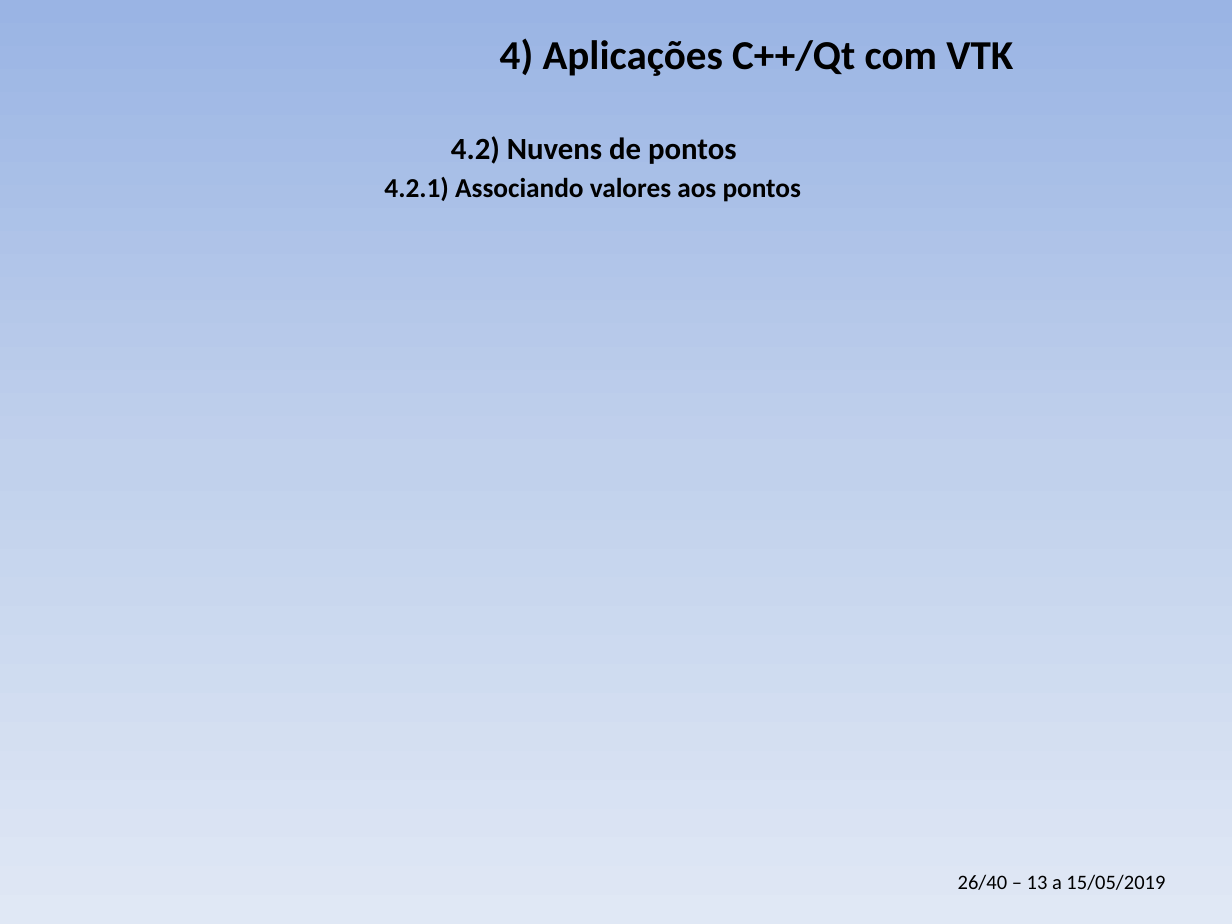
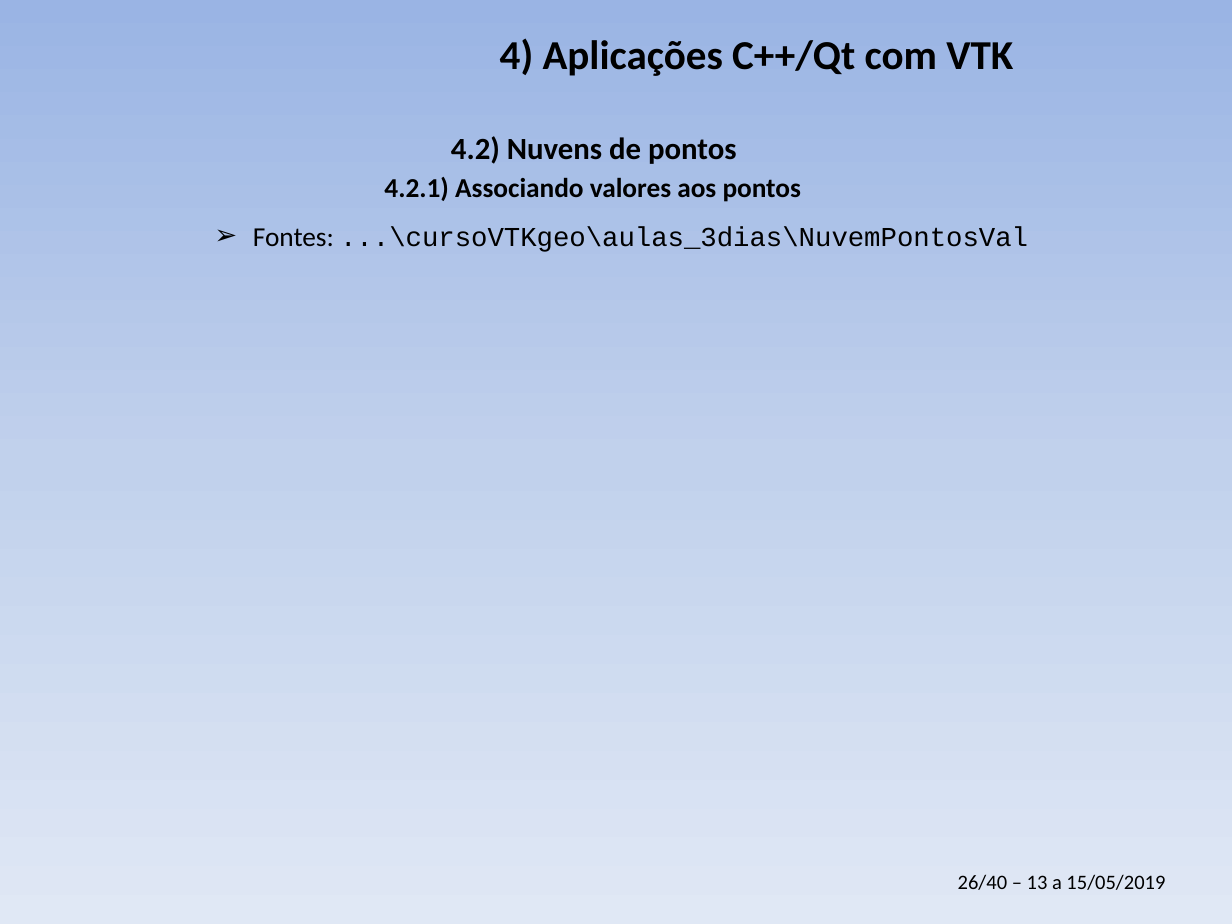
Before and after one commit to PauloCarvalhoRJ/cursoVTKgeo, a slide deck: slide 26 of aulas_3dias/slides_3dias.pptx. Drawn at 1232x924 pixels with LibreOffice and Linux fonts; fonts in the diff are those of the drawing; background and template pictures are left out. Boxes give left, top, right and bottom in pixels: in the first picture for what was removed or moved away, otherwise in the second. Text is boxed around its words. In the diff, an @@ line names an element or a change of style, - is before the commit and + after.

```diff
--- a/aulas_3dias/slides_3dias.pptx
+++ b/aulas_3dias/slides_3dias.pptx
@@ text added at [253,226,1028,252], 16 pt, text #000000 @@
+➢ Fontes: ...\cursoVTKgeo\aulas_3dias\NuvemPontosVal
```
Also in this commit, not shown: 2 other slides changed.
